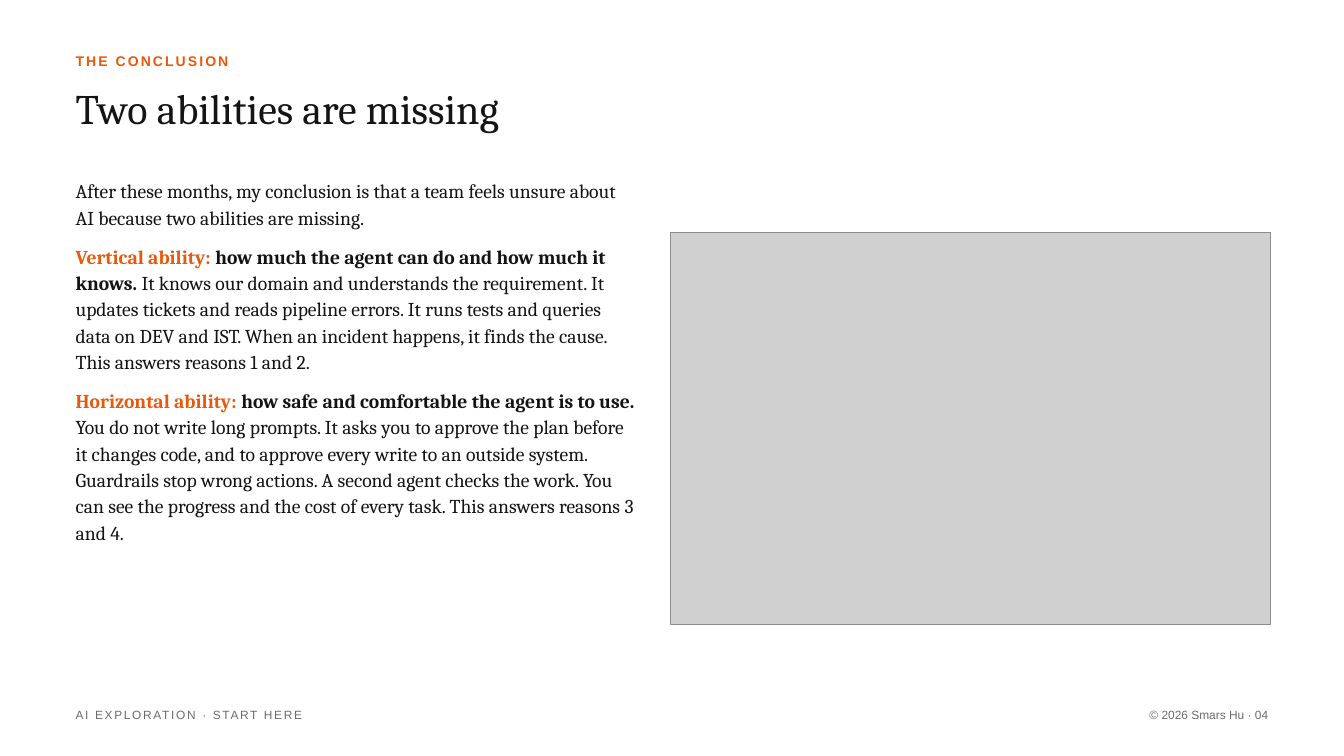
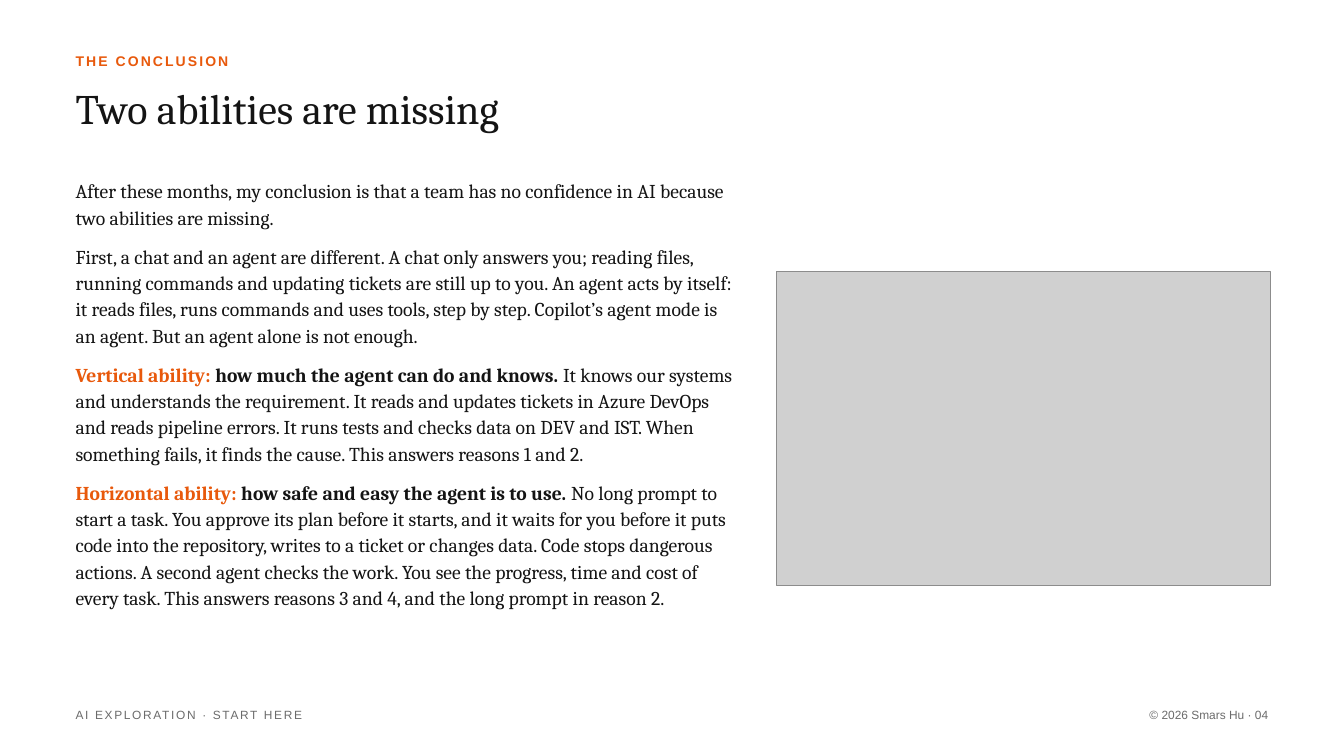
Before and after one commit to Smars-Bin-Hu/ai-exploration, a slide deck: slide 4 of Start Here/Start Here.pptx. Drawn at 1344x756 pixels with LibreOffice and Linux fonts; fonts in the diff are those of the drawing; grey boxes stand for pictures. Boxes give left, top, right and bottom in pixels: in the first picture for what was removed or moved away, otherwise in the second. Text is boxed around its words. In the diff, an @@ line names an element or a change of style, - is before the commit and + after.

```diff
--- a/Start Here/Start Here.pptx
+++ b/Start Here/Start Here.pptx
@@ text at bbox=[76, 184, 732, 610]: text changed @@
-After these months, my conclusion is that a team feels unsure about AI because two abilities are missing.
-Vertical ability: how much the agent can do and how much it knows. It knows our domain and understands the requirement. It updates tickets and reads pipeline errors. It runs tests and queries data on DEV and IST. When an incident happens, it finds the cause. This answers reasons 1 and 2.
-Horizontal ability: how safe and comfortable the agent is to use. You do not write long prompts. It asks you to approve the plan before it changes code, and to approve every write to an outside system. Guardrails stop wrong actions. A second agent checks the work. You can see the progress and the cost of every task. This answers reasons 3 and 4.
+After these months, my conclusion is that a team has no confidence in AI because two abilities are missing.
+First, a chat and an agent are different. A chat only answers you; reading files, running commands and updating tickets are still up to you. An agent acts by itself: it reads files, runs commands and uses tools, step by step. Copilot’s agent mode is an agent. But an agent alone is not enough.
+Vertical ability: how much the agent can do and knows. It knows our systems and understands the requirement. It reads and updates tickets in Azure DevOps and reads pipeline errors. It runs tests and checks data on DEV and IST. When something fails, it finds the cause. This answers reasons 1 and 2.
+Horizontal ability: how safe and easy the agent is to use. No long prompt to start a task. You approve its plan before it starts, and it waits for you before it puts code into the repository, writes to a ticket or changes data. Code stops dangerous actions. A second agent checks the work. You see the progress, time and cost of every task. This answers reasons 3 and 4, and the long prompt in reason 2.
@@ picture: place and size @@
-picture at bbox=[670, 233, 1270, 624]
+picture at bbox=[776, 271, 1270, 585]
```
Also in this commit, not shown: 17 other slides changed, 2 slides added, 18 other files.
